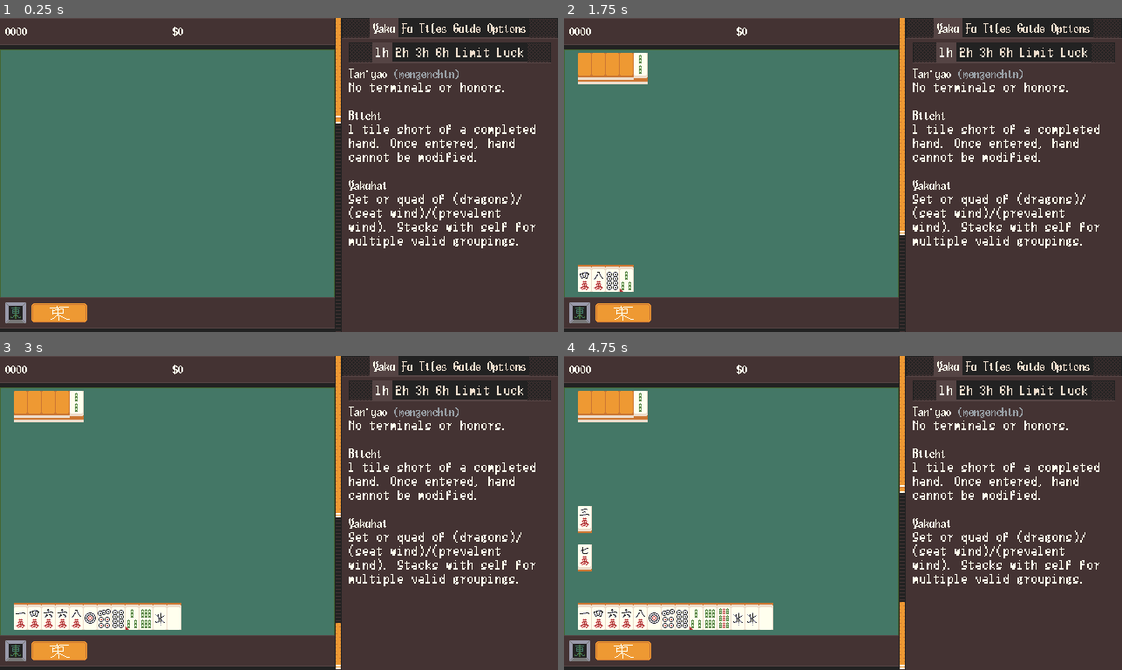
Above: before the commit, frames 1-4 (two rows, left to right).
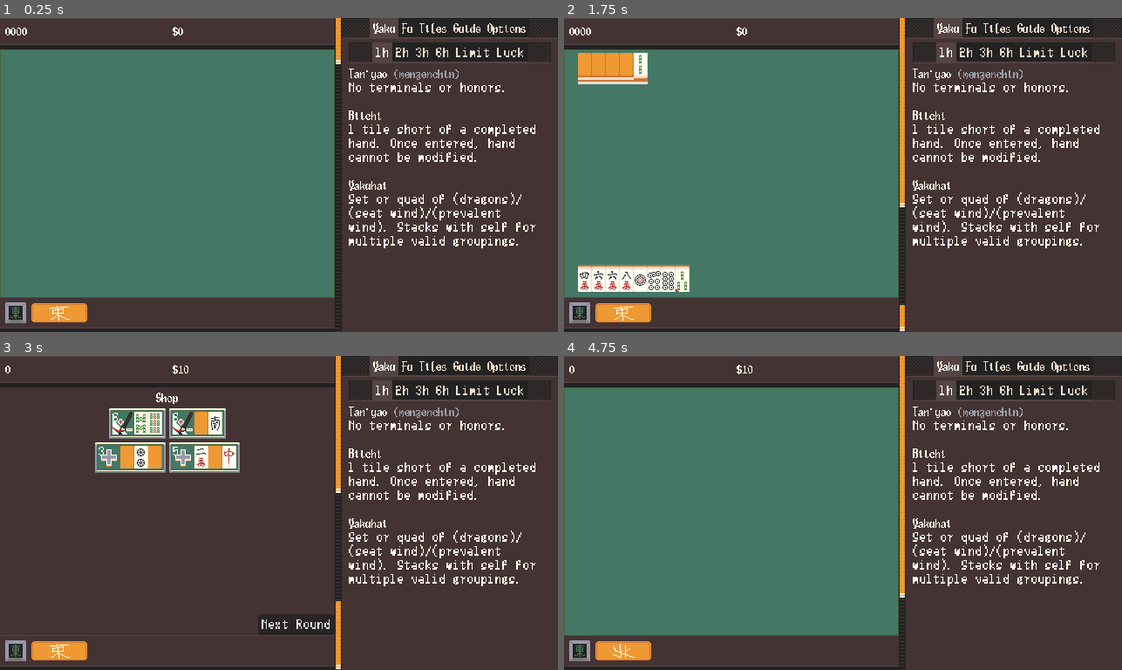
Above: after the commit, the same moments.

Repository: nanahyakuman/ultimahjong
Game: Godot game, scene res://root.tscn
The game is run twice, just before and just after one commit, with the same random seed, the same clock (stepped at 60 frames per second) and the same inputs.
Inputs (mouse positions are in pixels of both pictures, inside the frame that each line leads up to):
- Up to frame 1 (0.25 s): no input
- Up to frame 2 (1.75 s): tap Enter at 0.5 s; move the mouse to (965, 159) at 0.52 s; click (965, 159) at 0.67 s; drag from (586, 71) to (815, 237) at 1.27 s
- Up to frame 3 (3 s): move the mouse to (33, 409) at 2.02 s; click (33, 409) at 2.17 s; click (306, 626) at 2.75 s, where only the run after the commit has a clickable "Next"
- Up to frame 4 (4.75 s): click (859, 626) at 3.5 s, where only the run after the commit has a clickable "Next Round"; tap Space at 4.25 s; drag from (614, 409) to (675, 465) at 4.27 s

The runs differ from the first frame. In frame 1, 0.2% of the frame differs, in the area x 60-62%, y 13-34%; in frame 2, 1.2%; in frame 3, 47%, in the area x 0-62%, y 3-99%; in frame 4, 5.3%.

Commit message:
i hate version control sometimes

Diff:
--- a/AnimTimer.gd
+++ b/AnimTimer.gd
@@ -1,6 +1,6 @@
 extends Timer
 
-var anim_speed_mod =1.0
+var anim_speed_mod = 3.0
 
 func start_get(time: float) -> Timer:
 	start(time)
--- a/MahjongManager.gd
+++ b/MahjongManager.gd
@@ -92,10 +92,10 @@
 	ura_dora.clear()
 	called_hand.clear()
 
-	for i in range(0, wall.size(), 4):
-		await anim_timer.start_get(.01).timeout
-		gui_manager.update_wall_count(i+1)
-		tile_sfx_player.play()
+	for i in range(0, wall.size(), 6):
+		await anim_timer.start_get(.04).timeout
+		gui_manager.update_wall_count(i)
+		call_sfx_player.play()
 	gui_manager.update_wall_count(wall.size())
 
 
--- a/Purchaseable.gd
+++ b/Purchaseable.gd
@@ -43,14 +43,14 @@
 	cost = 0.0
 	for i in tiles.size():
 		if hidden_mask[i]:
-			cost += 1
+			cost += 2
 		elif tiles[i].suit == MTile.SUITS.SPECIAL:
 			if MTile.DRAGONS.has(tiles[i].value):
-				cost += 3
+				cost += 5
 			else:
-				cost += 2
+				cost += 4
 		else:
-			cost += 2
+			cost += 3
 
 	if type == TYPES.ADD:
 		cost /= 2
--- a/global/AllYaku.gd
+++ b/global/AllYaku.gd
@@ -37,7 +37,7 @@
 	"2-sided Wait": ScoringInfo.Fu.new("2-sided Wait", 0),
 	">=3-sided Wait": ScoringInfo.Fu.new(">=3-sided Wait", 0),
 
-	"Kan Dora": ScoringInfo.Fu.new("Kan Dora", 8),
-	"Ura Dora": ScoringInfo.Fu.new("Ura Dora", 8),
-	"Aka Dora": ScoringInfo.Fu.new("Aka Dora", 8),
+	"Kan Dora": ScoringInfo.Fu.new("Kan Dora", 16),
+	"Ura Dora": ScoringInfo.Fu.new("Ura Dora", 16),
+	"Aka Dora": ScoringInfo.Fu.new("Aka Dora", 16),
 }
--- a/root.gd
+++ b/root.gd
@@ -12,8 +12,8 @@
 
 	start_round()
 
-#	await get_tree().process_frame
-#	end_round(ScoringInfo.new(), 6)
+	await get_tree().create_timer(2.0).timeout
+	end_round(ScoringInfo.new(), 6)
 
 func start_round():
 	shop_root.visible = false
--- a/root.tscn
+++ b/root.tscn
@@ -651,6 +651,7 @@
 script = ExtResource("20_wmn33")
 purchaseable = ExtResource("21_3mckx")
 BUTTONS = 2
+PER_BUTTON = 2
 
 [node name="TilePurchaseables" type="HBoxContainer" parent="HBoxContainer/MahjongRoot/ShopRoot/VBoxContainer"]
 layout_mode = 2
@@ -660,7 +661,6 @@
 purchaseable = ExtResource("21_3mckx")
 type = 1
 BUTTONS = 2
-PER_BUTTON = 4
 
 [node name="NextRoundButton" type="Button" parent="HBoxContainer/MahjongRoot/ShopRoot"]
 layout_mode = 1
@@ -706,9 +706,9 @@
 
 [node name="DeadTileCounter" type="TextureRect" parent="HBoxContainer/GraphicTileCounter"]
 layout_mode = 2
-offset_top = 354.0
+offset_top = 353.0
 offset_right = 8.0
-offset_bottom = 363.0
+offset_bottom = 362.0
 scale = Vector2(1, -1)
 texture = ExtResource("11_s1nfs")
 expand_mode = 1
@@ -863,6 +863,13 @@
 Closed Ron: 10
 Win by tsumo: 2
 Chiitoitsu: exactly 25
+
+[b]Dora[/b]
+[table=2]
+[cell]Aka Dora[/cell][cell]16[/cell]
+[cell]Kan Dora[/cell][cell]16[/cell]
+[cell]Ura Dora[/cell][cell]16[/cell]
+[/table]
 
 [b]Grouping[/b]
 Fu awarded for each grouping in your hand.
Not shown, changed: todo.txt
